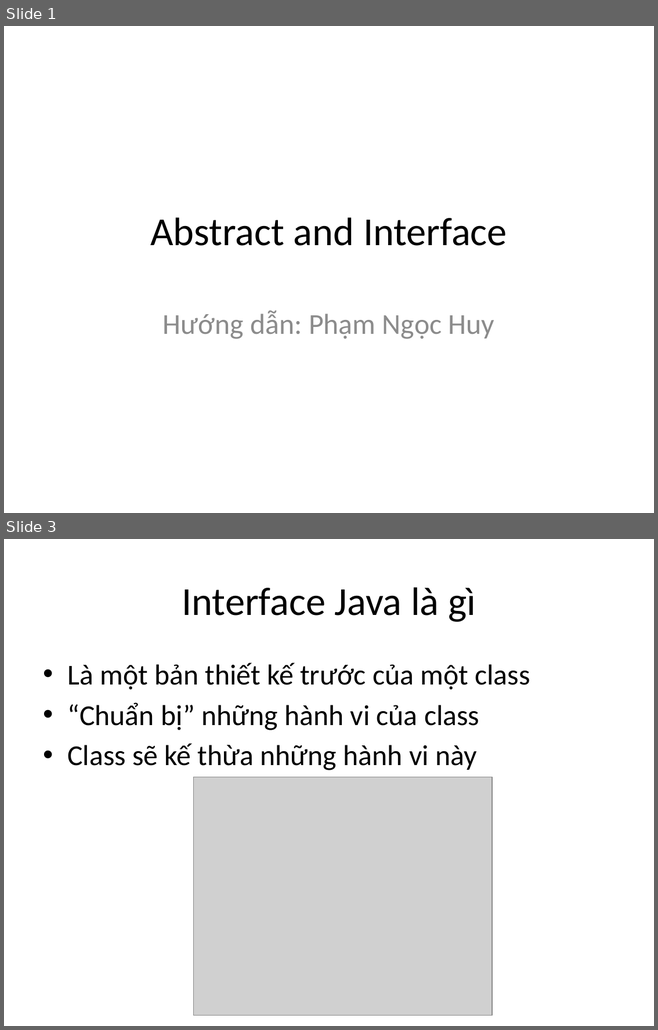
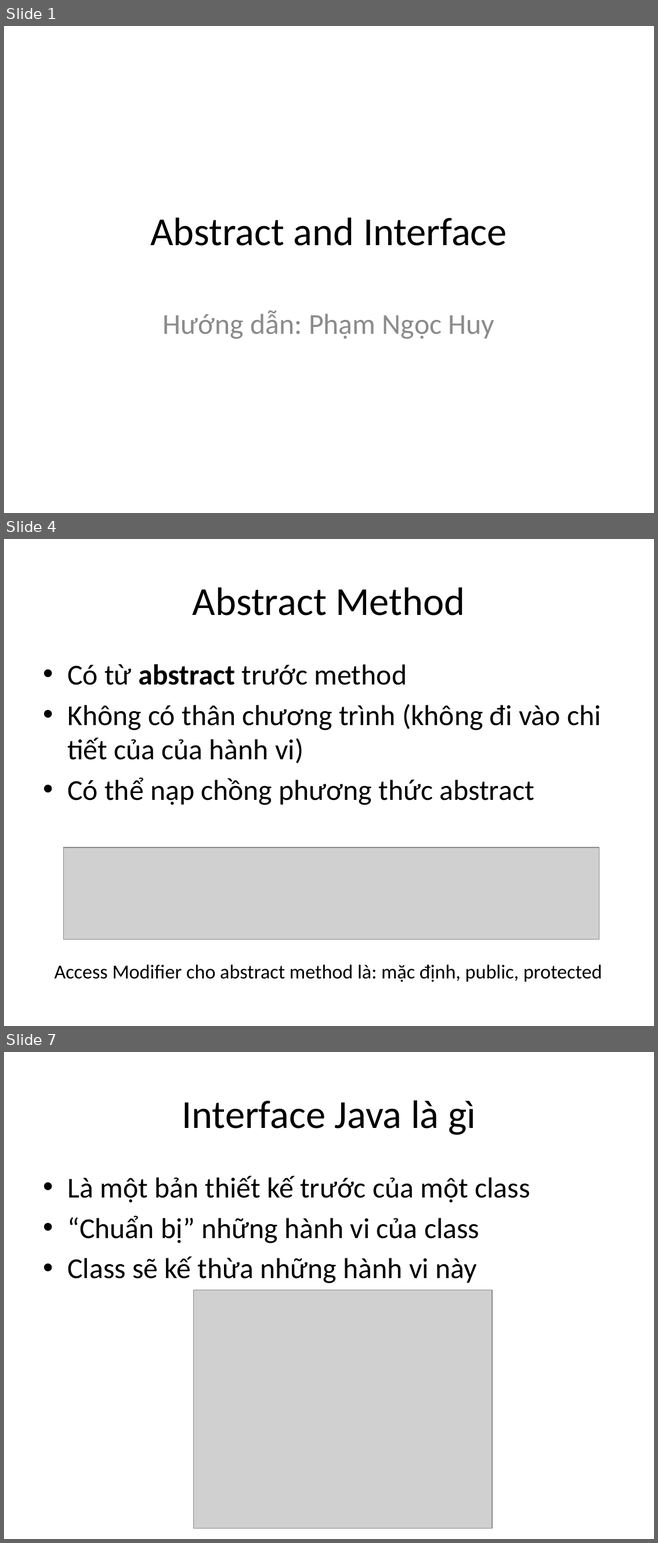
Before and after one commit to phithanh97cs/T3H, a slide deck: 5. Other/Free/Abstract and Interface.pptx. Shown one above the other, each under a label of ours: slides 1 and 3 before the commit, slides 1, 4 and 7 after it; the slides between them are not shown. The pictures are 658x1030 and 658x1543 pixels, drawn with LibreOffice and Linux fonts; fonts in the diff are those of the drawing; grey boxes stand for pictures. Boxes give left, top, right and bottom in pixels: in the first picture for what was removed or moved away, otherwise in the second. Text is boxed around its words. In the diff, an @@ line names an element or a change of style, - is before the commit and + after.

```diff
--- a/5. Other/Free/Abstract and Interface.pptx
+++ b/5. Other/Free/Abstract and Interface.pptx
@@ slide 4 added at [4, 539, 654, 1026], background #FFFFFF @@
@@ title added at [192, 587, 465, 616], 44 pt, text #000000 @@
+Abstract Method
@@ text added at [67, 664, 601, 805], 32 pt, text #000000 @@
+• Có từ abstract trước method
+• Không có thân chương trình (không đi vào chi tiết của của hành vi)
+• Có thể nạp chồng phương thức abstract
@@ picture added at [64, 848, 599, 940] @@
@@ text added at [54, 965, 602, 982], 22 pt, text #000000 @@
+Access Modifier cho abstract method là: mặc định, public, protected
@@ what was slide 3 is now slide 7 @@
```
Also in this commit, not shown: 1 slide changed, 12 other slides added, 12 slides removed, 10 other files.
